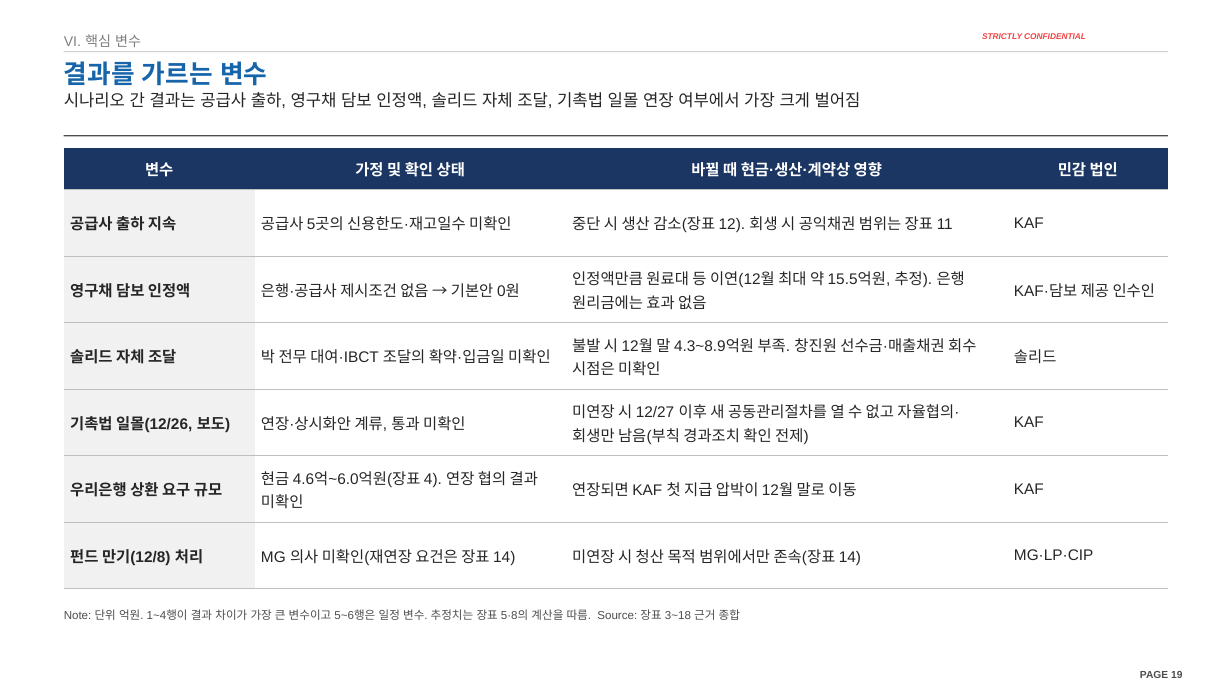
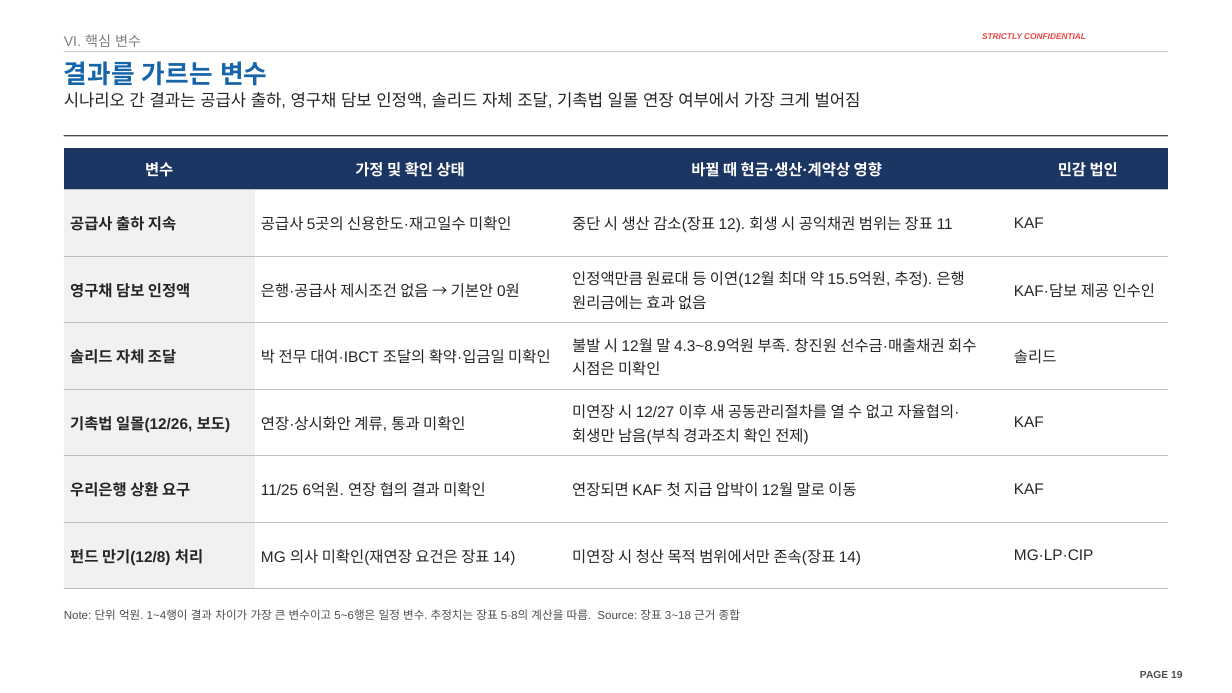
Before and after one commit to jogyesung/GS-Secretary, a slide deck: slide 19 of outputs/CIP_KAF_솔리드_자금조달차질_시나리오_20261118.pptx. Drawn at 1232x693 pixels with LibreOffice and Linux fonts; fonts in the diff are those of the drawing; background and template pictures are left out. Boxes give left, top, right and bottom in pixels: in the first picture for what was removed or moved away, otherwise in the second. Text is boxed around its words. In the diff, an @@ line names an element or a change of style, - is before the commit and + after.

```diff
--- a/outputs/CIP_KAF_솔리드_자금조달차질_시나리오_20261118.pptx
+++ b/outputs/CIP_KAF_솔리드_자금조달차질_시나리오_20261118.pptx
@@ table at [64, 148, 1168, 589] @@
-row 6, column 1: 우리은행 상환 요구 규모
+row 6, column 1: 우리은행 상환 요구
-row 6, column 2: 현금 4.6억~6.0억원(장표 4). 연장 협의 결과 미확인
+row 6, column 2: 11/25 6억원. 연장 협의 결과 미확인
```
Also in this commit, not shown: 6 other slides changed, 1 other file.
